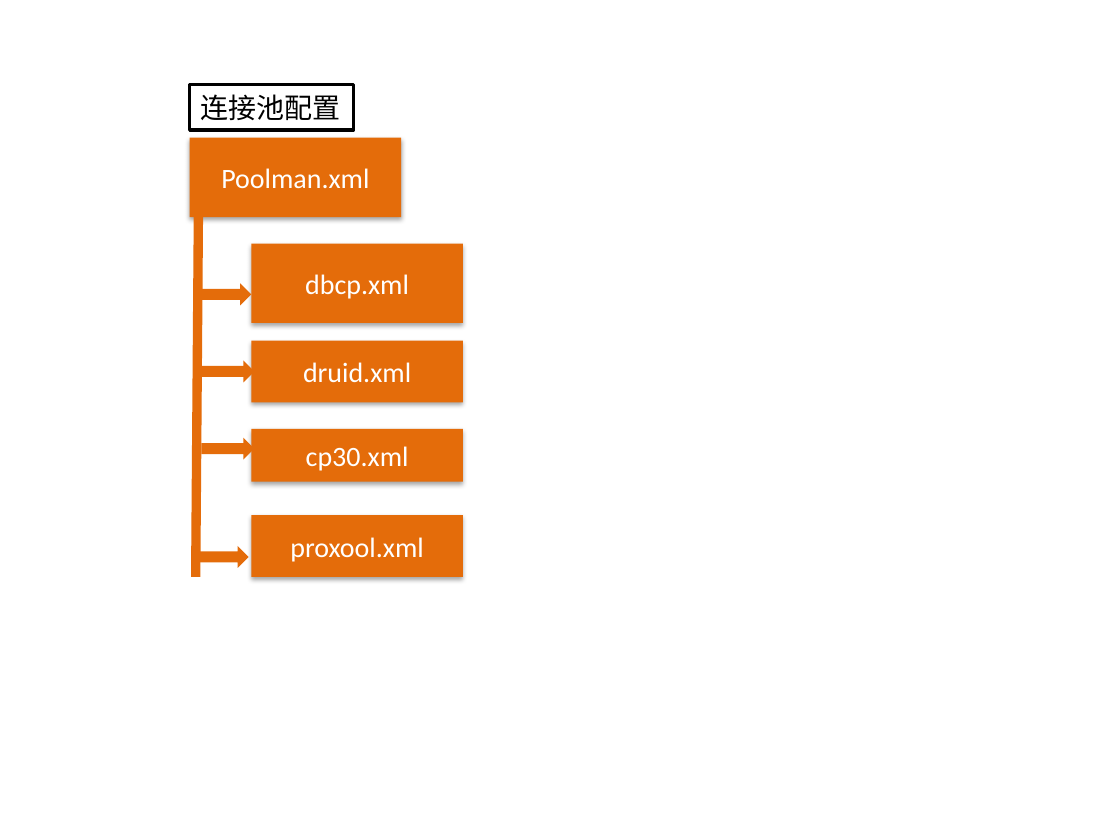
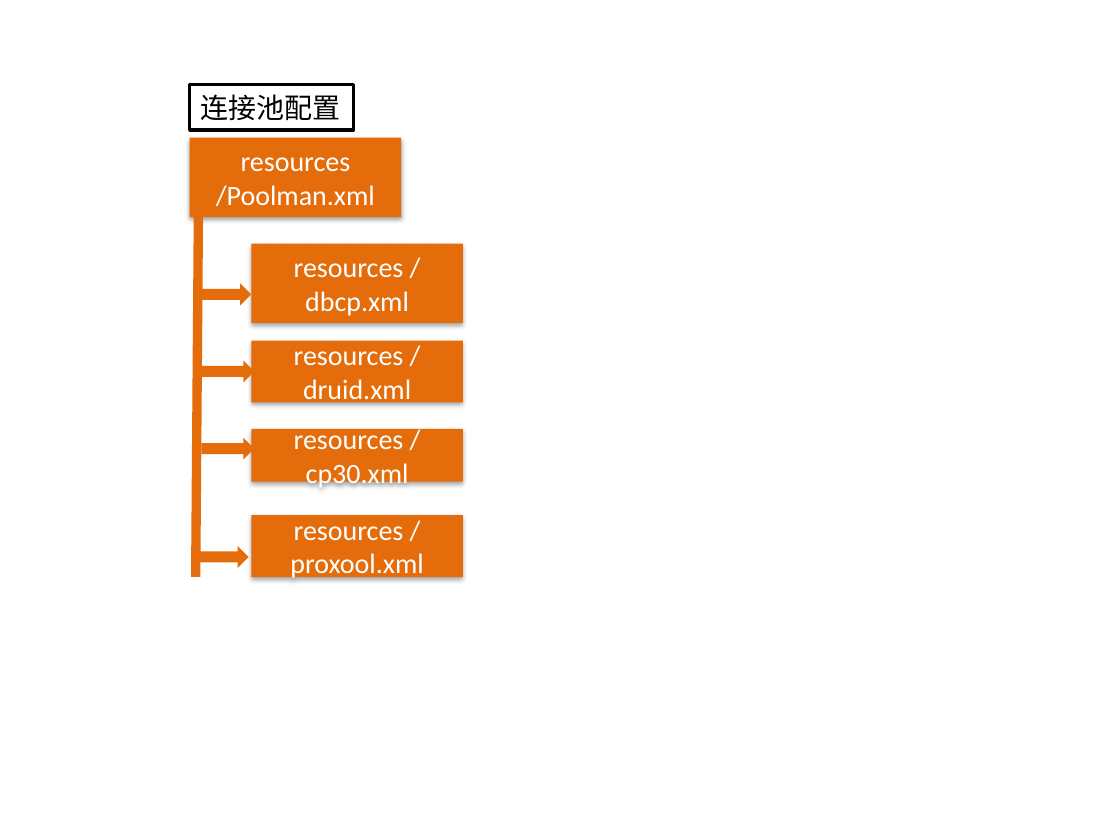
Before and after one commit to zhanght86/bboss-cms, a slide deck: slide 2 of 文档/平台配置文件示意图.pptx. Drawn at 1120x840 pixels with LibreOffice and Linux fonts; fonts in the diff are those of the drawing. Boxes give left, top, right and bottom in pixels: in the first picture for what was removed or moved away, otherwise in the second. Text is boxed around its words. In the diff, an @@ line names an element or a change of style, - is before the commit and + after.

```diff
--- a/文档/平台配置文件示意图.pptx
+++ b/文档/平台配置文件示意图.pptx
@@ text in rectangle at (x1=216, y1=157, x2=375, y2=206): text changed @@
-Poolman.xml
+resources /Poolman.xml
@@ text in rectangle at (x1=294, y1=263, x2=409, y2=316): text changed @@
-dbcp.xml
+resources / dbcp.xml
@@ text in rectangle at (x1=294, y1=351, x2=411, y2=406): text changed @@
-druid.xml
+resources / druid.xml
@@ text in rectangle at (x1=294, y1=426, x2=409, y2=490): text changed @@
-cp30.xml
+resources / cp30.xml
@@ text in rectangle at (x1=290, y1=526, x2=423, y2=580): text changed @@
-proxool.xml
+resources / proxool.xml
```
Also in this commit, not shown: 2 other slides changed, 9 slides added, 1 slide removed.
